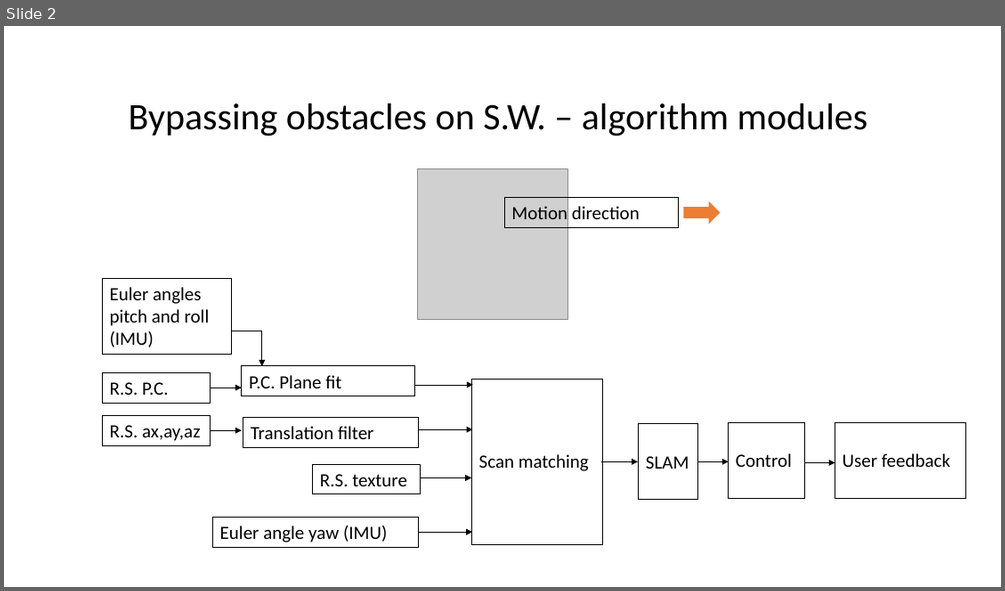
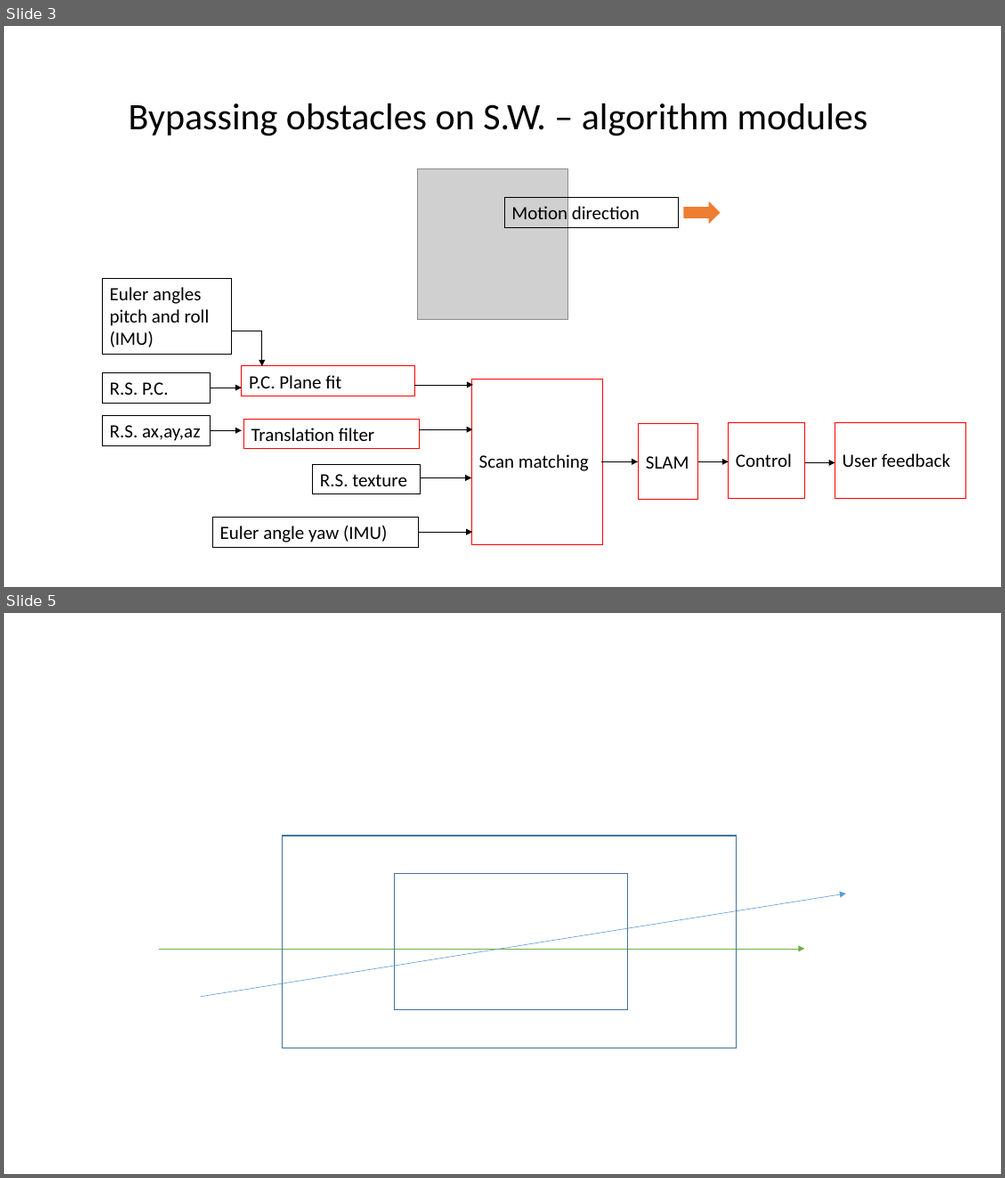
Before and after one commit to GuideMeDev/guide_me_ros, a slide deck: Algo/Documentation/Bypassing obstacles on SW modules flow chart.pptx. Shown one above the other, each under a label of ours: slide 2 before the commit, slides 3 and 5 after it; the slides between them are not shown. The pictures are 1005x591 and 1005x1178 pixels, drawn with LibreOffice and Linux fonts; fonts in the diff are those of the drawing; grey boxes stand for pictures. Boxes give left, top, right and bottom in pixels: in the first picture for what was removed or moved away, otherwise in the second. Text is boxed around its words. In the diff, an @@ line names an element or a change of style, - is before the commit and + after.

```diff
--- a/Algo/Documentation/Bypassing obstacles on SW modules flow chart.pptx
+++ b/Algo/Documentation/Bypassing obstacles on SW modules flow chart.pptx
@@ slide 5 added at (4, 613, 1001, 1174), background #FFFFFF @@
@@ rectangle added at (283, 835, 736, 1048), outline #43739E 1 pt @@
@@ rectangle added at (395, 874, 628, 1010), outline #43739E 1 pt @@
@@ arrow added from (201, 997) to (846, 893), #5B9BD5 0.5 pt @@
@@ arrow added from (159, 949) to (805, 949), #70AD47 0.5 pt @@
@@ what was slide 2 is now slide 3 @@
@@ slide 3 changed as well @@
@@ outline #000000 0.75 pt to #FF0000 0.75 pt in 6 elements at (242, 366, 415, 396), (472, 378, 603, 544), (638, 424, 698, 499), (728, 423, 806, 499), (834, 423, 966, 499), (244, 418, 419, 449) @@
```
Also in this commit, not shown: 1 other slide changed, 3 other slides added, 12 other files.
